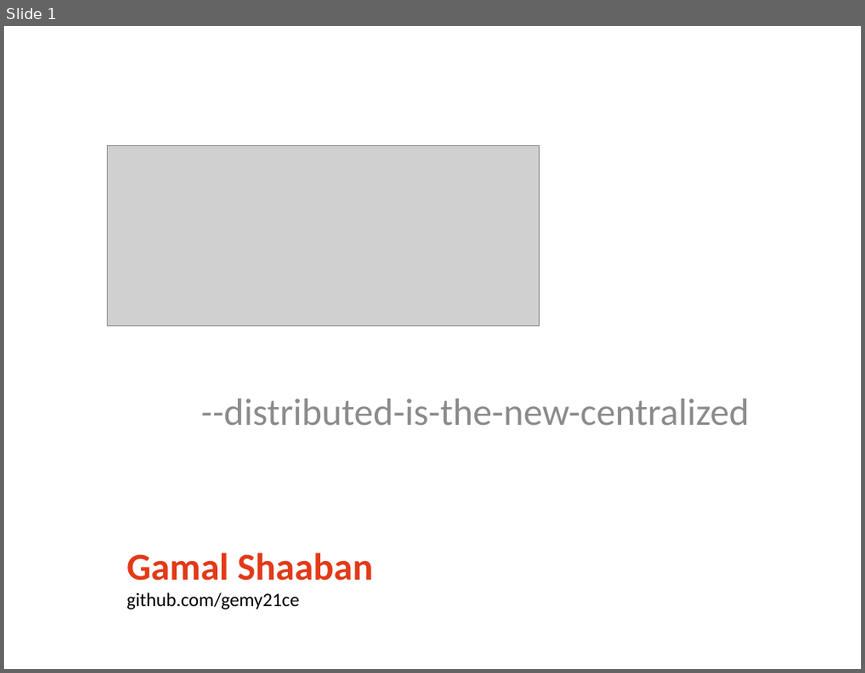
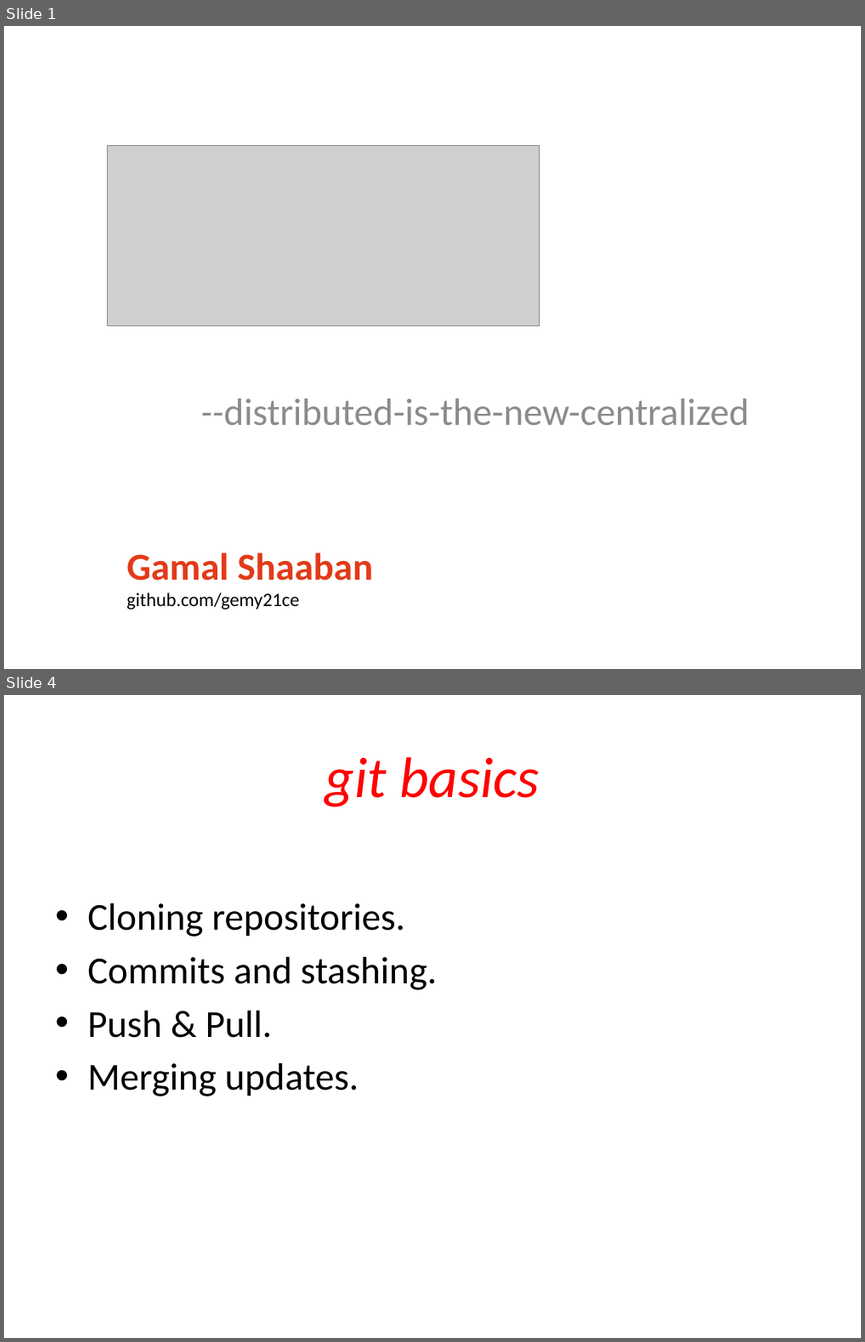
Before and after one commit to gemy21ce/EF-Git-Training., a slide deck: Git.pptx. Shown one above the other, each under a label of ours: slide 1 before the commit, slides 1 and 4 after it; the slides between them are not shown. The pictures are 865x673 and 865x1342 pixels, drawn with LibreOffice and Linux fonts; fonts in the diff are those of the drawing; grey boxes stand for pictures. Boxes give left, top, right and bottom in pixels: in the first picture for what was removed or moved away, otherwise in the second. Text is boxed around its words. In the diff, an @@ line names an element or a change of style, - is before the commit and + after.

Commit message:
merging with the new branch.

```diff
--- a/Git.pptx
+++ b/Git.pptx
@@ slide 4 added at [4, 695, 861, 1338], background #FFFFFF @@
@@ title added at [325, 757, 540, 807], 48 pt, text #FF0000, italic @@
+git basics
@@ text added at [87, 903, 437, 1096], 32 pt, text #000000 @@
+• Cloning repositories.
+• Commits and stashing.
+• Push & Pull.
+• Merging updates.
```
Also in this commit, not shown: 1 slide changed, 3 other slides added.
